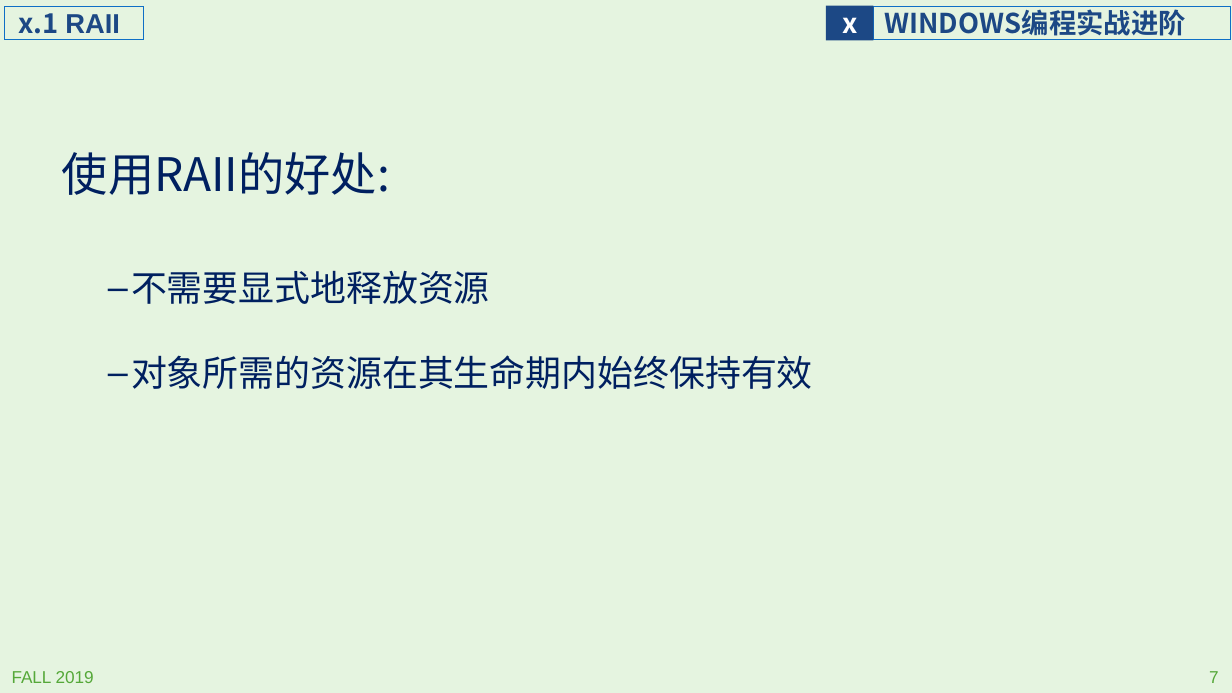
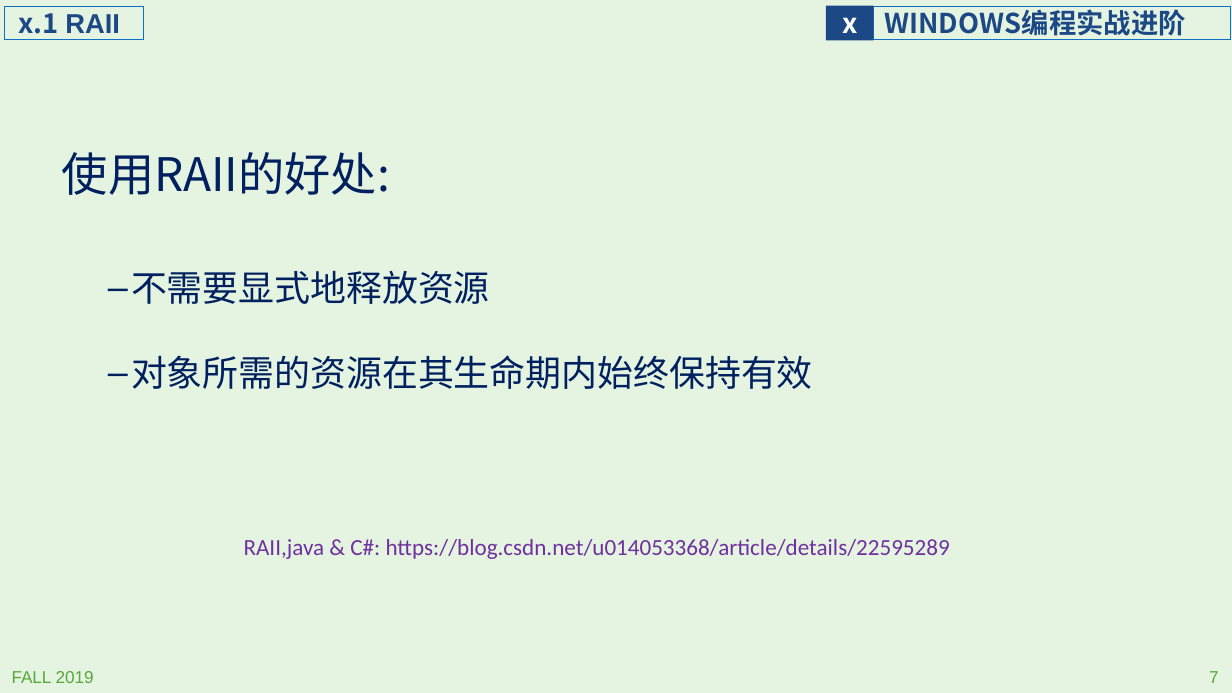
Before and after one commit to programming-windows/ppt, a slide deck: slide 7 of programmingWindows_extra.pptx. Drawn at 1232x693 pixels with LibreOffice and Linux fonts; fonts in the diff are those of the drawing. Boxes give left, top, right and bottom in pixels: in the first picture for what was removed or moved away, otherwise in the second. Text is boxed around its words. In the diff, an @@ line names an element or a change of style, - is before the commit and + after.

```diff
--- a/programmingWindows_extra.pptx
+++ b/programmingWindows_extra.pptx
@@ text added at [244, 539, 950, 559], 18 pt, text #7030A0 @@
+RAII,java & C#: https://blog.csdn.net/u014053368/article/details/22595289
```
Also in this commit, not shown: 1 other slide changed, 3 slides added, 1 slide removed.
